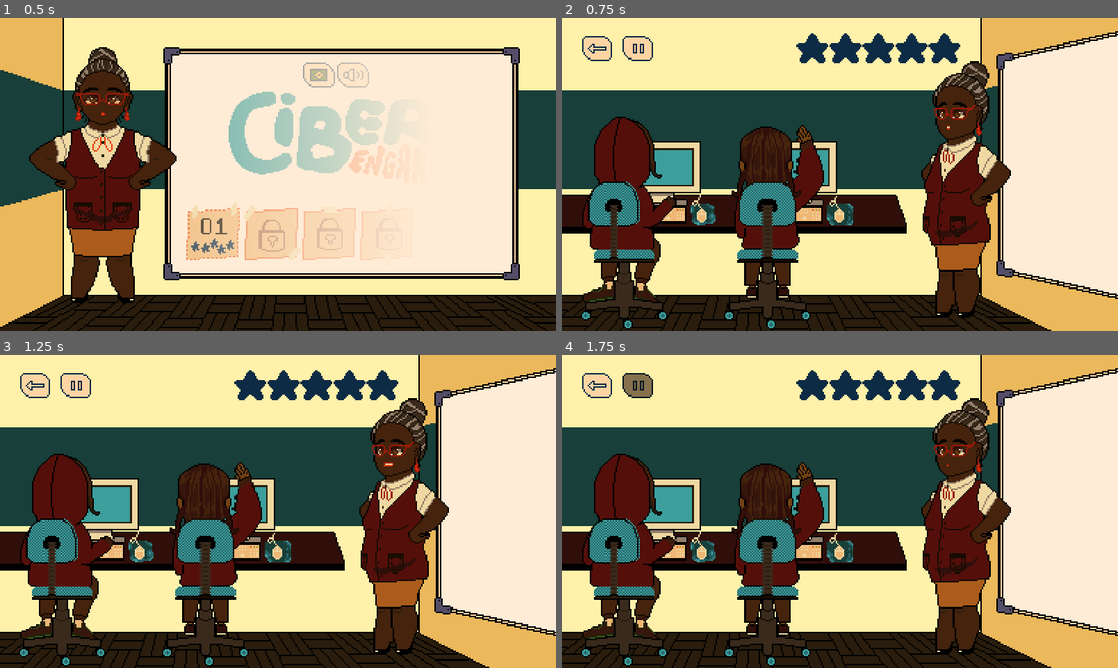
Above: before the commit, frames 1-4 (two rows, left to right).
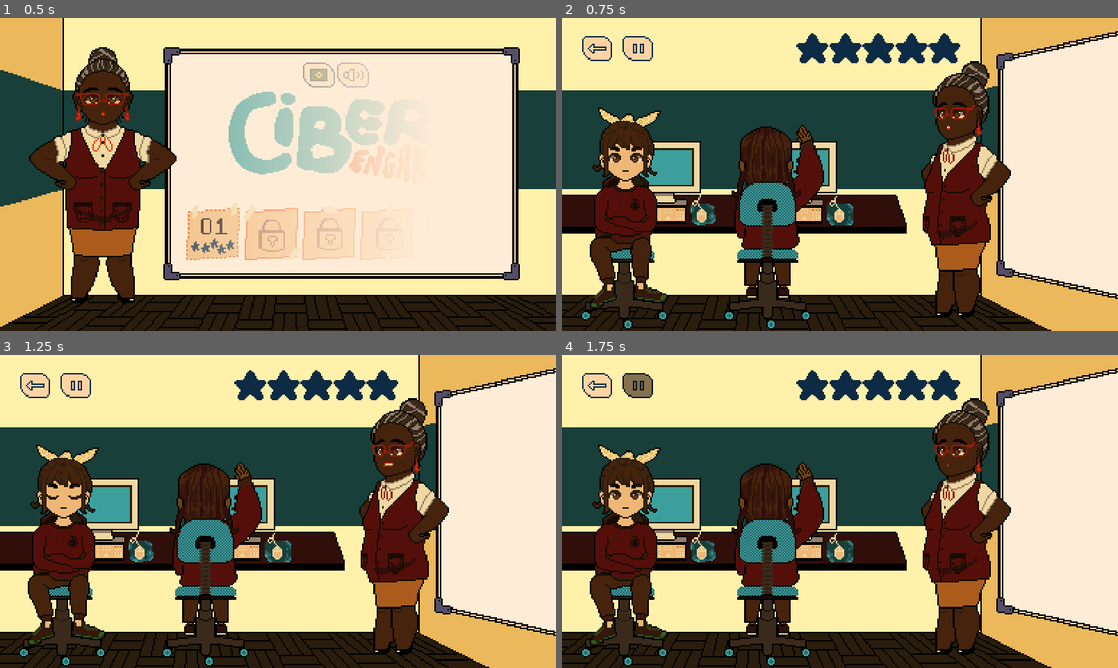
Above: after the commit, the same moments.

Repository: Haaarbo/CiberEngano
Game: Godot game, scene res://Scenes/MainMenu.tscn
Same seed, same stepped clock (60 frames per second), same inputs: the game is played once before the commit and once after it.
Inputs (mouse positions are in pixels of both pictures, inside the frame that each line leads up to):
- Up to frame 1 (0.5 s): no input
- Up to frame 2 (0.75 s): click "PLAY" at 0.5 s
- Up to frame 3 (1.25 s): no input
- Up to frame 4 (1.75 s): click (639, 386) at 1.25 s

Frame 1 is identical in both runs. In frame 2, 4.5% of the frame differs, in the area x 3-21%, y 28-94%; in frame 3, 4.5%; in frame 4, 4.5%.

Commit message:
settado input player

Diff:
--- a/Ciberengano/Scenes/Player.tscn
+++ b/Ciberengano/Scenes/Player.tscn
@@ -8,6 +8,7 @@
 [ext_resource path="res://Assets/Animations/PlayerIdle/2.png" type="Texture" id=6]
 [ext_resource path="res://Assets/Animations/PlayerIdle/1.png" type="Texture" id=7]
 [ext_resource path="res://Assets/Animations/PlayerAction/2.png" type="Texture" id=8]
+[ext_resource path="res://Scripts/Player.gd" type="Script" id=9]
 
 [sub_resource type="SpriteFrames" id=1]
 animations = [ {
@@ -24,6 +25,7 @@
 
 [node name="Player" type="Area2D"]
 position = Vector2( 958, 512 )
+script = ExtResource( 9 )
 __meta__ = {
 "_edit_group_": true
 }
@@ -32,5 +34,4 @@
 position = Vector2( 2, 28 )
 frames = SubResource( 1 )
 animation = "action"
-frame = 3
 playing = true
--- /dev/null
+++ b/Ciberengano/Scripts/Player.gd
@@ -0,0 +1,10 @@
+extends Area2D
+
+func _ready():
+	pass
+
+func _process(delta):
+	if Input.is_action_pressed("Play"):
+		$AnimatedSprite.play("action")
+	else:
+		$AnimatedSprite.play("idle")
--- a/Ciberengano/project.godot
+++ b/Ciberengano/project.godot
@@ -59,6 +59,14 @@
 "svg/scale": 1.0
 }
 
+[input]
+
+Play={
+"deadzone": 0.5,
+"events": [ Object(InputEventMouseButton,"resource_local_to_scene":false,"resource_name":"","device":0,"alt":false,"shift":false,"control":false,"meta":false,"command":false,"button_mask":0,"position":Vector2( 0, 0 ),"global_position":Vector2( 0, 0 ),"factor":1.0,"button_index":1,"canceled":false,"pressed":false,"doubleclick":false,"script":null)
+ ]
+}
+
 [locale]
 
 translations=PoolStringArray( "res://Assets/Translations/Text.en_US.translation", "res://Assets/Translations/Text.pt_BR.translation" )
Not shown: 1 places in Ciberengano/Scenes/Player.tscn that only renumber resources
